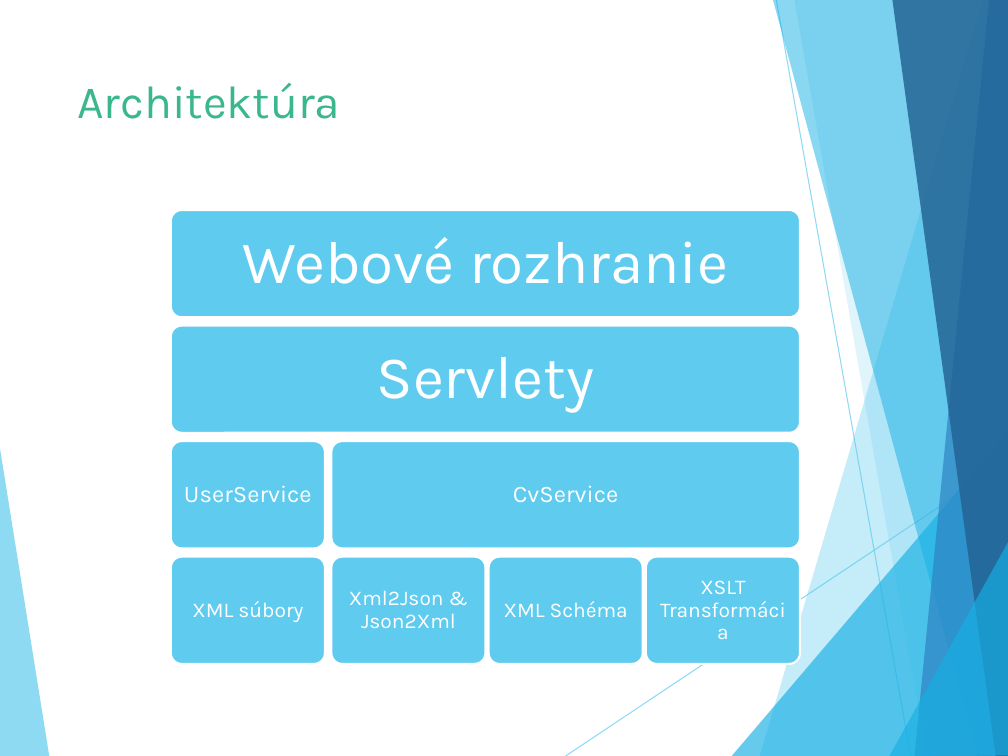
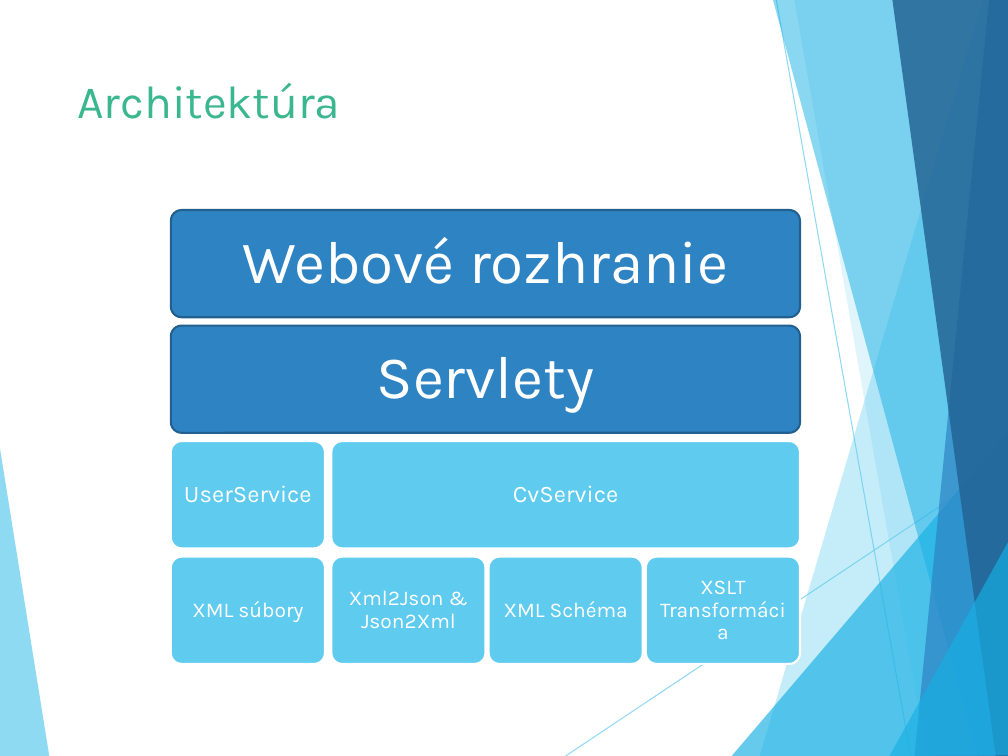
Before and after one commit to Suzii/pb138-cv_generator, a slide deck: slide 5 of defence/obhajoba.pptx (slide 6 before the commit). Drawn at 1008x756 pixels with LibreOffice and Linux fonts; fonts in the diff are those of the drawing. Boxes give left, top, right and bottom in pixels: in the first picture for what was removed or moved away, otherwise in the second. Text is boxed around its words. In the diff, an @@ line names an element or a change of style, - is before the commit and + after.

```diff
--- a/defence/obhajoba.pptx
+++ b/defence/obhajoba.pptx
@@ rounded rectangle at (171, 210, 800, 317): fill #5FCBEF to #2E83C3; outline #FFFFFF 1.5 pt to #226190 1.5 pt @@
@@ rounded rectangle at (171, 326, 800, 432): fill #5FCBEF to #2E83C3; outline #FFFFFF 1.5 pt to #226190 1.5 pt @@
```
Also in this commit, not shown: 4 other slides changed, 3 slides added, 2 slides removed, 1 other file.
